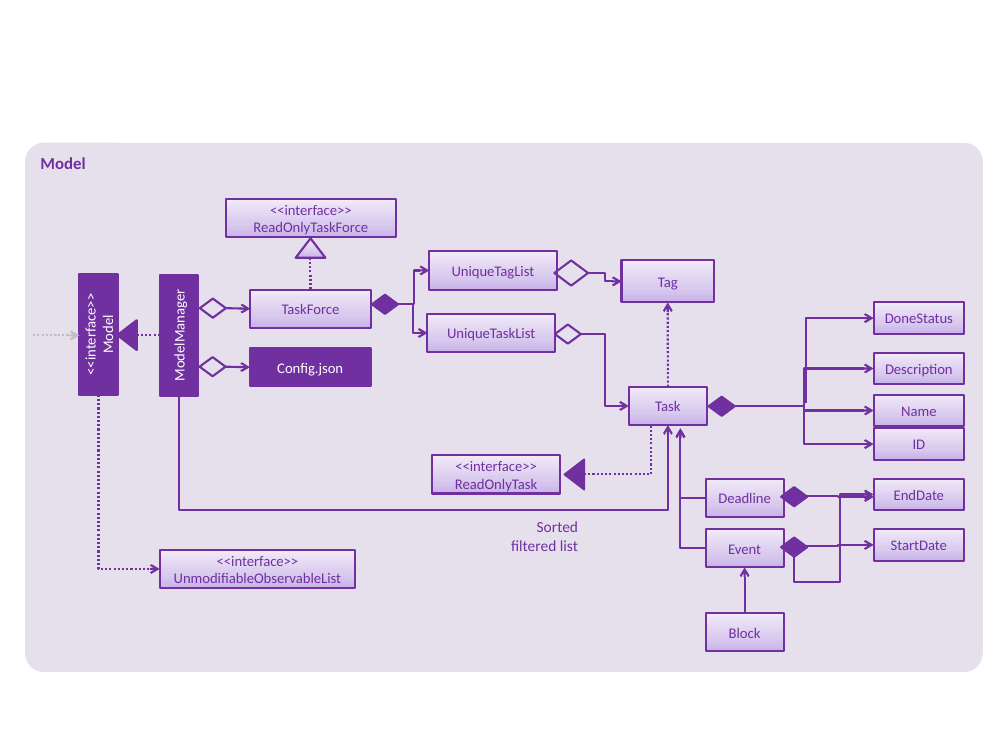
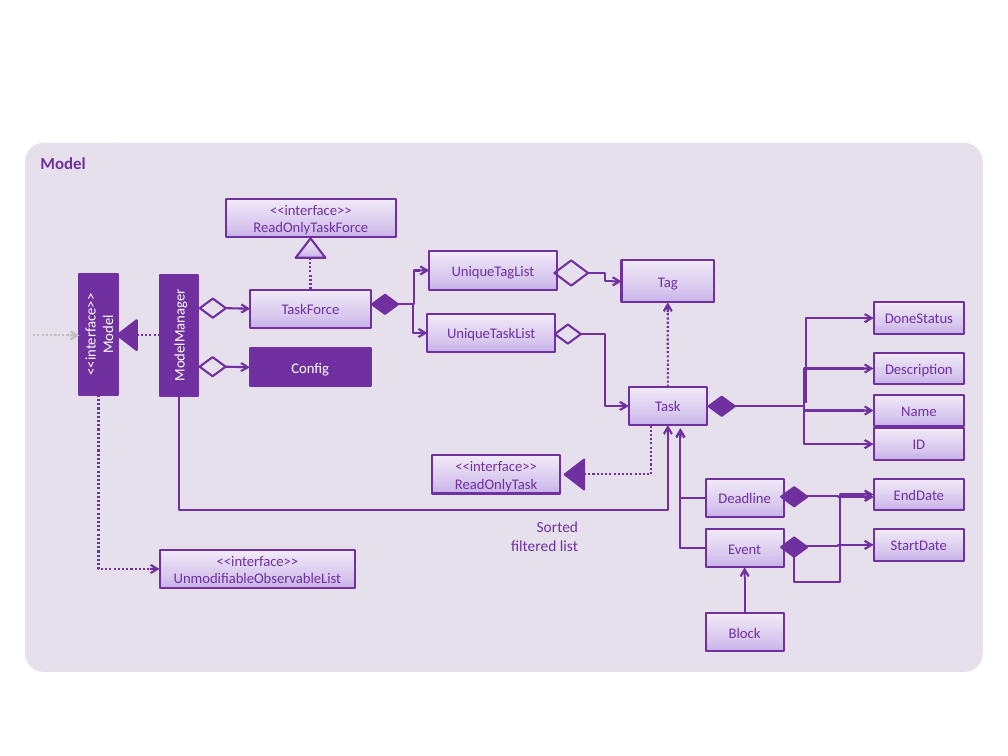
Before and after one commit to tanboonjoon/main, a slide deck: slide 9 of docs/diagrams/Diagrams.pptx. Drawn at 1008x756 pixels with LibreOffice and Linux fonts; fonts in the diff are those of the drawing. Boxes give left, top, right and bottom in pixels: in the first picture for what was removed or moved away, otherwise in the second. Text is boxed around its words. In the diff, an @@ line names an element or a change of style, - is before the commit and + after.

```diff
--- a/docs/diagrams/Diagrams.pptx
+++ b/docs/diagrams/Diagrams.pptx
@@ text in rectangle at (x1=291, y1=363, x2=329, y2=376): text changed @@
-Config.json
+Config
```
Also in this commit, not shown: 2 other slides changed, 2 slides added, 7 other files.
